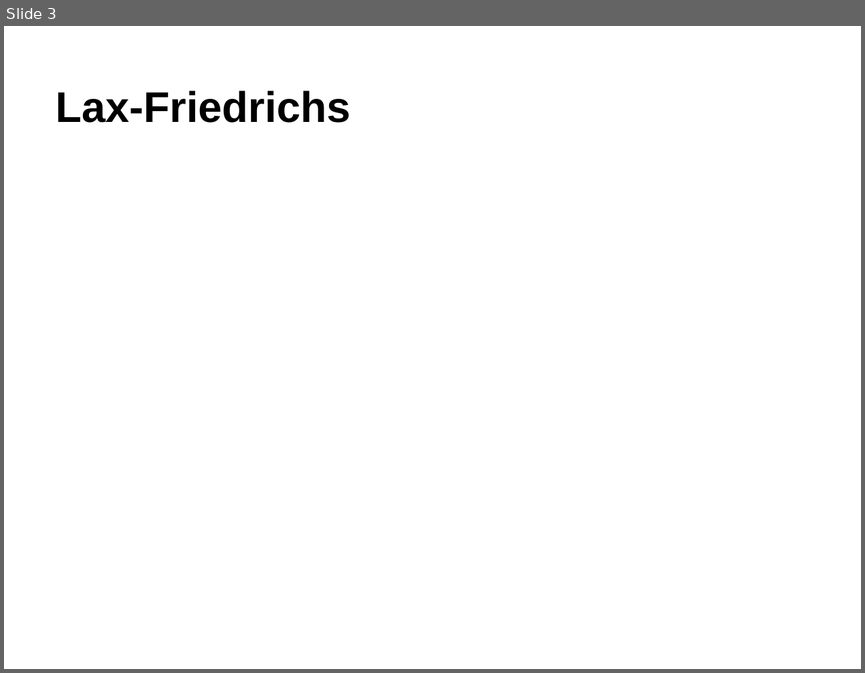
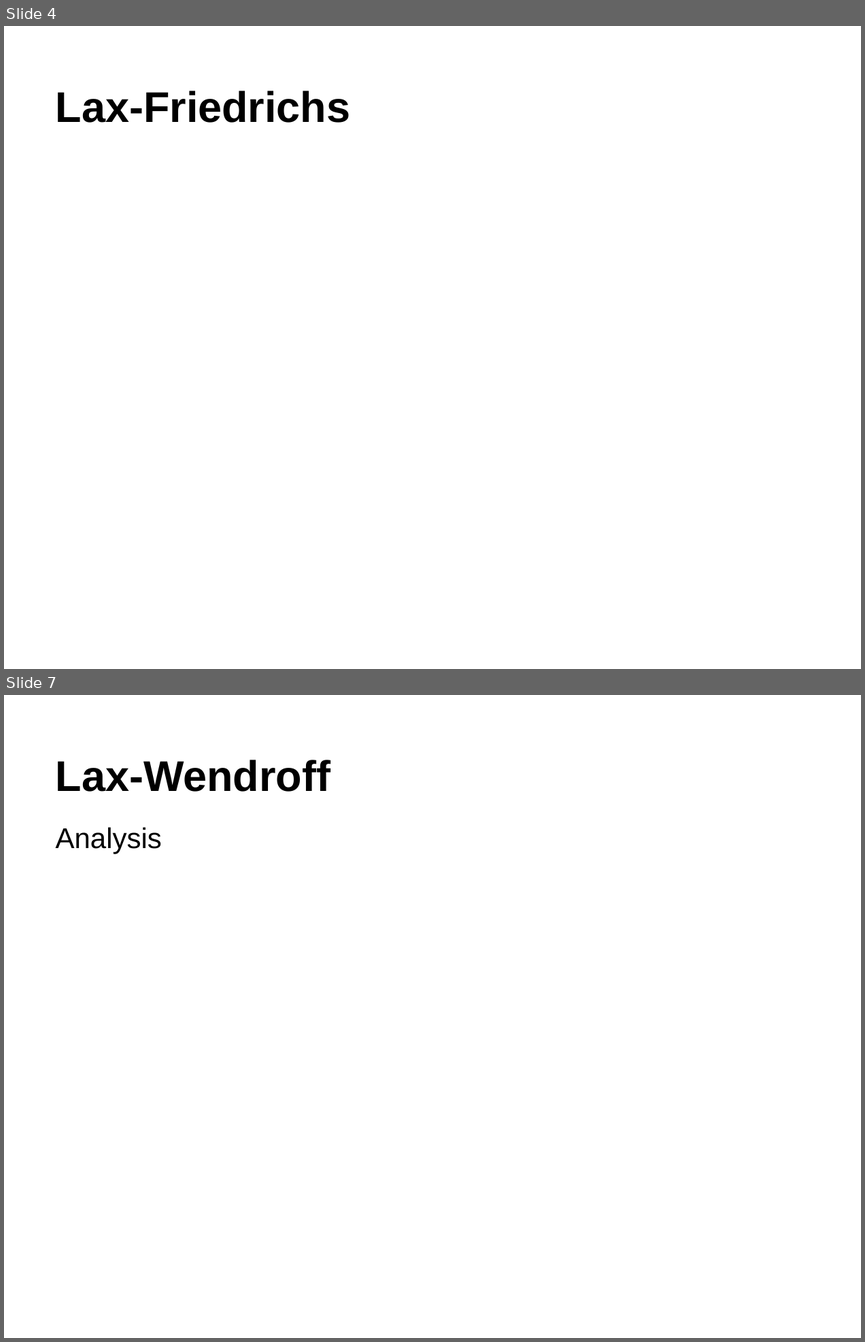
Before and after one commit to astridlangsrud/NumDifffff, a slide deck: bra_presentasjon.pptx. Shown one above the other, each under a label of ours: slide 3 before the commit, slides 4 and 7 after it; the slides between them are not shown. The pictures are 865x673 and 865x1342 pixels, drawn with LibreOffice and Linux fonts; fonts in the diff are those of the drawing; grey boxes stand for pictures; background and template pictures are left out. Boxes give left, top, right and bottom in pixels: in the first picture for what was removed or moved away, otherwise in the second. Text is boxed around its words. In the diff, an @@ line names an element or a change of style, - is before the commit and + after.

```diff
--- a/bra_presentasjon.pptx
+++ b/bra_presentasjon.pptx
@@ slide 7 added at [4,695,861,1338], background #FFFFFF; not listed: 1 template element that a slide beside it also shows @@
@@ title added at [56,760,331,792], 36 pt, text #000000, bold @@
+Lax-Wendroff
@@ text added at [56,827,162,854], 24 pt, text #000000 @@
+Analysis
@@ what was slide 3 is now slide 4 @@
```
Also in this commit, not shown: 1 slide changed, 4 other slides added, 1 slide removed, 1 other file.
